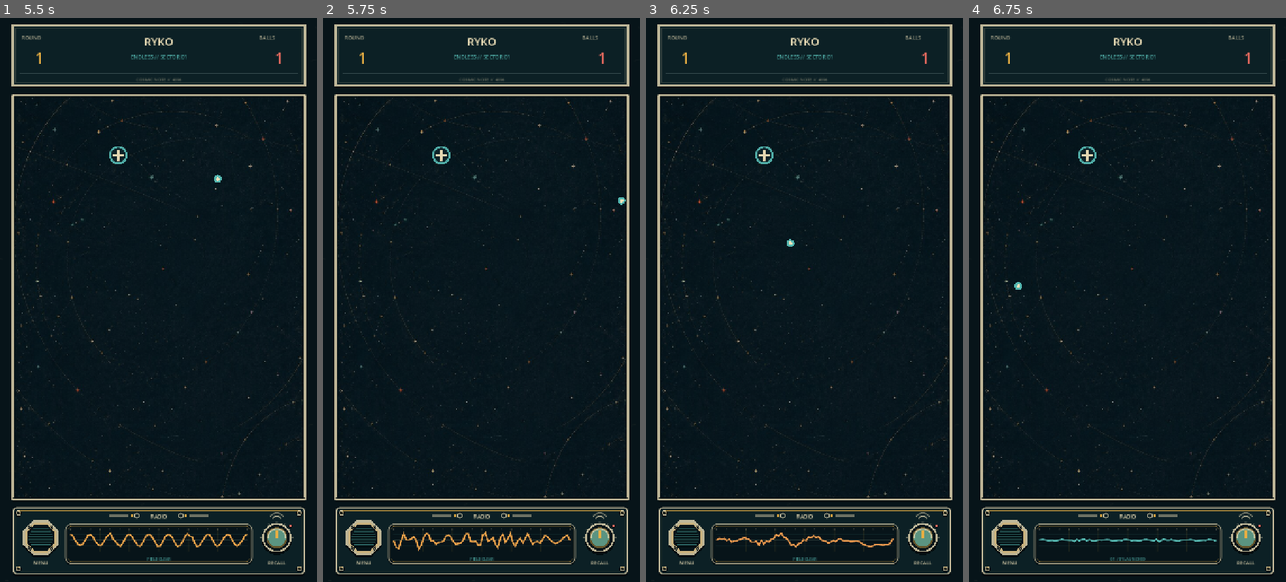
Above: before the commit, frames 1-4 (left to right).
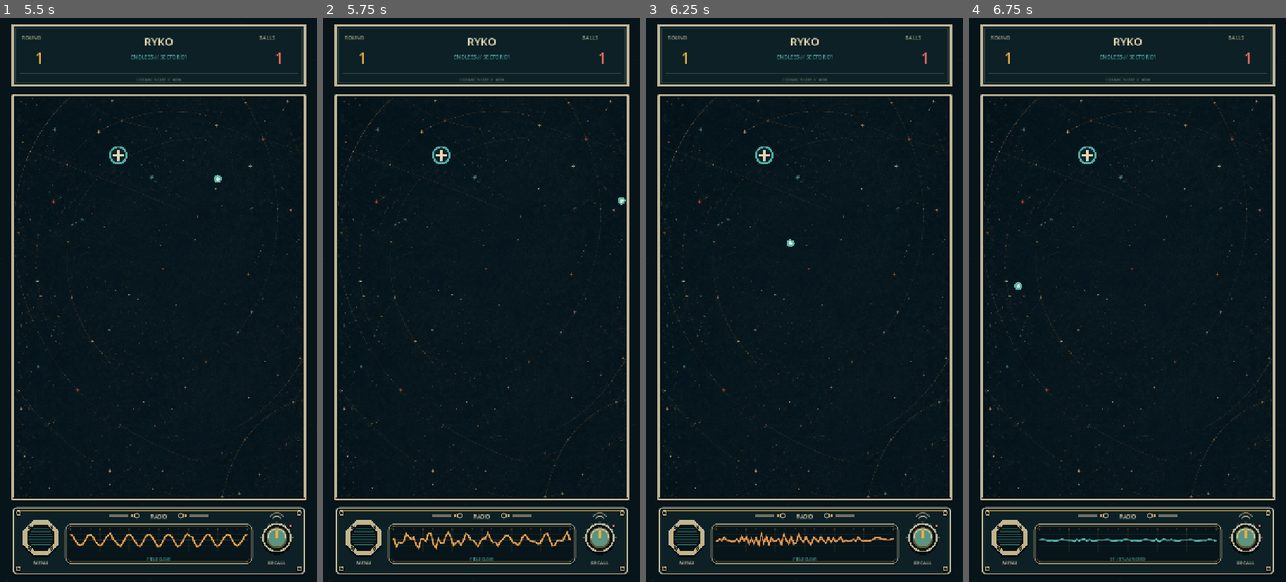
Above: after the commit, the same moments.

Repository: dfagaras/ryko-game
Game: Godot game, scene res://scenes/main.tscn
The game is run twice, just before and just after one commit, with the same random seed, the same clock (stepped at 60 frames per second) and the same inputs.
Inputs (mouse positions are in pixels of both pictures, inside the frame that each line leads up to):
- Up to frame 1 (5.5 s): tap Enter at 0.5, 2.75, 4.25 s; move the mouse to (142, 412) at 0.52 s; click (142, 412) at 0.67 s; tap Space at 1.25, 3.5, 5 s; drag from (253, 384) to (142, 412) at 1.27 s; move the mouse to (63, 215) at 2.02 s; click (63, 215) at 2.17 s; drag from (174, 300) to (63, 215) at 2.77 s; move the mouse to (110, 159) at 3.52 s; click (110, 159) at 3.67 s; drag from (228, 271) to (110, 159) at 4.27 s; move the mouse to (95, 328) at 5.02 s; click (95, 328) at 5.17 s
- Up to frame 2 (5.75 s): no input
- Up to frame 3 (6.25 s): drag from (836, 175) to (741, 328) at 5.77 s
- Up to frame 4 (6.75 s): move the mouse to (1111, 412) at 6.52 s; click (1111, 412) at 6.67 s

Frame 1 is identical in both runs. In frame 2, 0.5% of the frame differs, in the area x 22-79%, y 90-95%; in frame 3, 0.4%; in frame 4, nothing differs.

Commit message:
feat: add pleasant block impacts and warmer Ryko voice

Diff:
--- a/scripts/main.gd
+++ b/scripts/main.gd
@@ -66,6 +66,8 @@
 const BLOCK_HIT_FLASH_DURATION := 0.12
 const RADIO_CLEAR_DURATION := 0.92
 const RADIO_SAMPLE_RATE := 22050
+const BLOCK_HIT_DURATION := 0.085
+const BLOCK_HIT_PLAYER_COUNT := 6
 const SETTINGS_PATH := "user://ryko_settings.cfg"
 const BACKGROUND_NAMES := [
 	"STAR CHART",
@@ -158,6 +160,8 @@
 var radio_clear_elapsed := RADIO_CLEAR_DURATION
 var field_clear_triggered := false
 var radio_audio_player: AudioStreamPlayer
+var block_hit_audio_players: Array[AudioStreamPlayer] = []
+var block_hit_audio_cursor := 0
 var fallback_font: Font
 var rng := RandomNumberGenerator.new()
 var run_seed := 0
@@ -177,6 +181,14 @@
 	radio_audio_player.volume_db = -8.0
 	radio_audio_player.stream = _build_happy_radio_chirp()
 	add_child(radio_audio_player)
+	var hit_stream := _build_block_hit_sound()
+	for index in range(BLOCK_HIT_PLAYER_COUNT):
+		var player := AudioStreamPlayer.new()
+		player.name = "BlockHit%02d" % index
+		player.volume_db = -17.0
+		player.stream = hit_stream
+		block_hit_audio_players.append(player)
+		add_child(player)
 
 
 func _build_happy_radio_chirp() -> AudioStreamWAV:
@@ -199,17 +211,54 @@
 func _happy_radio_sample(time: float) -> float:
 	if time < 0.0 or time >= RADIO_CLEAR_DURATION:
 		return 0.0
-	var step_length := 0.115
-	var step := mini(6, int(time / step_length))
+	var step_length := 0.18
+	var step := mini(4, int(time / step_length))
 	var local_time := fposmod(time, step_length)
-	var frequencies := [430.0, 610.0, 790.0, 560.0, 880.0, 1040.0, 720.0]
-	var envelope := sin(clampf(local_time / step_length, 0.0, 1.0) * PI)
-	var fade_out := clampf((RADIO_CLEAR_DURATION - time) / 0.18, 0.0, 1.0)
-	var phase := TAU * float(frequencies[step]) * time
-	# A soft square-wave overtone gives Ryko a strange radio voice without
-	# imitating an existing film character sound.
-	var carrier := sin(phase) * 0.72 + signf(sin(phase * 0.5)) * 0.16
-	return carrier * envelope * fade_out
+	var frequencies := [480.0, 620.0, 750.0, 880.0, 700.0]
+	var normalized_note := clampf(local_time / step_length, 0.0, 1.0)
+	var envelope := pow(sin(normalized_note * PI), 0.72)
+	var fade_out := clampf((RADIO_CLEAR_DURATION - time) / 0.15, 0.0, 1.0)
+	var vibrato := sin(TAU * 5.2 * local_time) * 0.018
+	var frequency := float(frequencies[step]) * (1.0 + vibrato)
+	var phase := TAU * frequency * local_time
+	# Rounded sine harmonics make the voice warm and cute. A subtle amplitude
+	# tremolo keeps it robotic without the harsh square-wave character.
+	var carrier := sin(phase) * 0.76 + sin(phase * 0.5) * 0.17 + sin(phase * 2.0) * 0.05
+	var robot_tremolo := 0.88 + sin(TAU * 13.0 * time) * 0.12
+	return carrier * envelope * fade_out * robot_tremolo * 0.82
+
+
+func _build_block_hit_sound() -> AudioStreamWAV:
+	var stream := AudioStreamWAV.new()
+	stream.format = AudioStreamWAV.FORMAT_16_BITS
+	stream.mix_rate = RADIO_SAMPLE_RATE
+	stream.stereo = false
+	stream.loop_mode = AudioStreamWAV.LOOP_DISABLED
+	var sample_count := int(BLOCK_HIT_DURATION * RADIO_SAMPLE_RATE)
+	var data := PackedByteArray()
+	data.resize(sample_count * 2)
+	for sample_index in range(sample_count):
+		var time := float(sample_index) / float(RADIO_SAMPLE_RATE)
+		var attack := clampf(time / 0.004, 0.0, 1.0)
+		var decay := exp(-time * 42.0)
+		# A tiny downward pitch glide makes a soft cosmic pluck instead of a click.
+		var phase := TAU * (840.0 * time - 1250.0 * time * time)
+		var tone := sin(phase) * 0.72 + sin(phase * 1.5) * 0.16 + sin(phase * 0.5) * 0.10
+		var sample := tone * attack * decay * 0.72
+		data.encode_s16(sample_index * 2, int(clampf(sample, -0.90, 0.90) * 32767.0))
+	stream.data = data
+	return stream
+
+
+func _play_block_hit_sound() -> void:
+	if block_hit_audio_players.is_empty():
+		return
+	var player := block_hit_audio_players[block_hit_audio_cursor]
+	var pitch_variations := [0.96, 1.00, 1.04, 0.98, 1.02, 1.06]
+	player.pitch_scale = float(pitch_variations[block_hit_audio_cursor % pitch_variations.size()])
+	player.stop()
+	player.play()
+	block_hit_audio_cursor = (block_hit_audio_cursor + 1) % block_hit_audio_players.size()
 
 
 func _update_radio(delta: float) -> void:
@@ -961,6 +1010,7 @@
 	if not is_instance_valid(block_body):
 		return
 	_pulse_radio(0.28)
+	_play_block_hit_sound()
 	item["hit_flash"] = BLOCK_HIT_FLASH_DURATION
 	item["hp"] = int(item["hp"]) - 1
 	if int(item["hp"]) <= 0:
